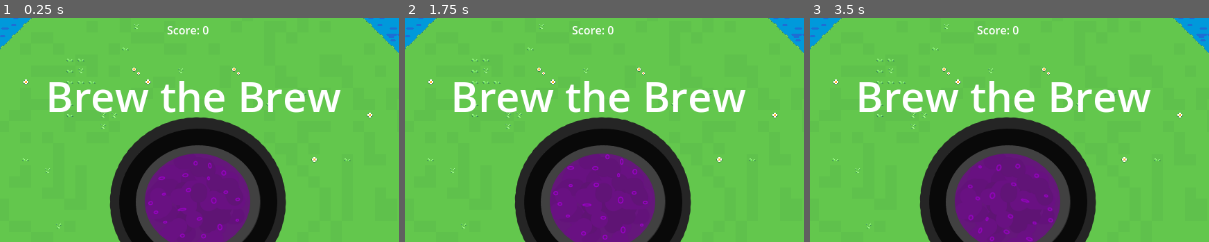
Above: before the commit, frames 1-3 (left to right).
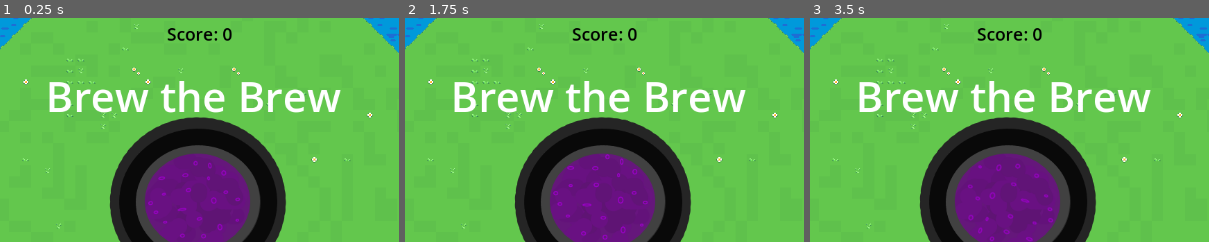
Above: after the commit, the same moments.

Repository: archimbald4488/FGJ2025
Game: Godot game, scene res://scenes/map.tscn
The game is run twice, just before and just after one commit, with the same random seed, the same clock (stepped at 60 frames per second) and the same inputs.
Inputs (mouse positions are % of the whole screen's width and height, from its top left):
- Up to frame 1 (0.25 s): no input
- Up to frame 2 (1.75 s): move the mouse to (72, 45) at 0.52 s; hold D (right) 0.53-1.28 s; click (72, 45) at 0.6 s; move the mouse to (30, 55) at 1.27 s; hold S (down) from 1.28 s (still down); click (30, 55) at 1.35 s
- Up to frame 3 (3.5 s): move the mouse to (60, 28) at 2.02 s; release S (down) at 2.03 s; hold D (right) 2.03-2.78 s; click (60, 28) at 2.1 s; move the mouse to (45, 70) at 2.77 s; hold W (up) from 2.78 s (still down); click (45, 70) at 2.85 s
The pictures show only the part of the screen within x 25-75%, y 5-55%; the shares and areas given below are measured in that part.

The runs differ from the first frame. In frame 1, 0.6% of the frame differs, in the area x 41-59%, y 3-11%; in frame 2, 0.6%; in frame 3, 0.6%.

Commit message:
score now resets

Diff:
--- a/scenes/hud.gd
+++ b/scenes/hud.gd
@@ -43,8 +43,11 @@
 	damage_text.text = "Your damage: " + str(value)
 
 func update_score(value: int) -> void:
-	score += 1
-	$ScoreLabel.text = score
+	if value != 0:
+		score += 1
+		$ScoreLabel.text = "Your score: " + str(score)
+	else:
+		$ScoreLabel.text = "Your score: 0"
 
 # Show game over message
 func show_game_over() -> void:
--- a/scenes/hud.tscn
+++ b/scenes/hud.tscn
@@ -47,6 +47,8 @@
 offset_right = 50.0
 offset_bottom = 80.0
 grow_horizontal = 2
+theme_override_colors/font_color = Color(0, 0, 0, 1)
+theme_override_font_sizes/font_size = 25
 text = "Score: 0"
 
 [node name="StartMenu" type="Control" parent="."]
--- a/scenes/map.gd
+++ b/scenes/map.gd
@@ -25,6 +25,7 @@
 	$Player.health = 10
 	$Player/Camera2D/HUD.update_health(10)
 	$Player/Camera2D/HUD.update_damage(1)
+	$Player/Camera2D/HUD.update_score(0)
 	$Player.start()
 	$Cauldron.start_spawning()
 
Not shown: 1 places in scenes/player/player.tscn that only renumber resources
